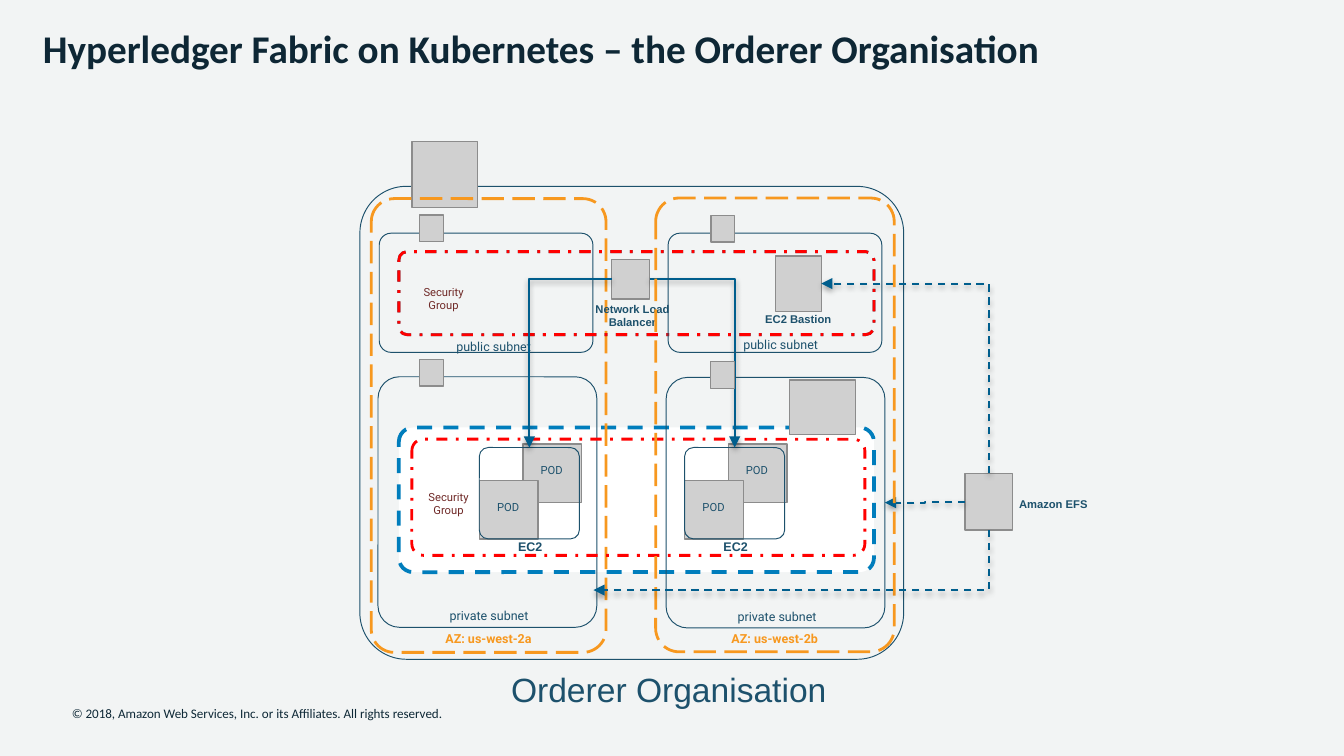
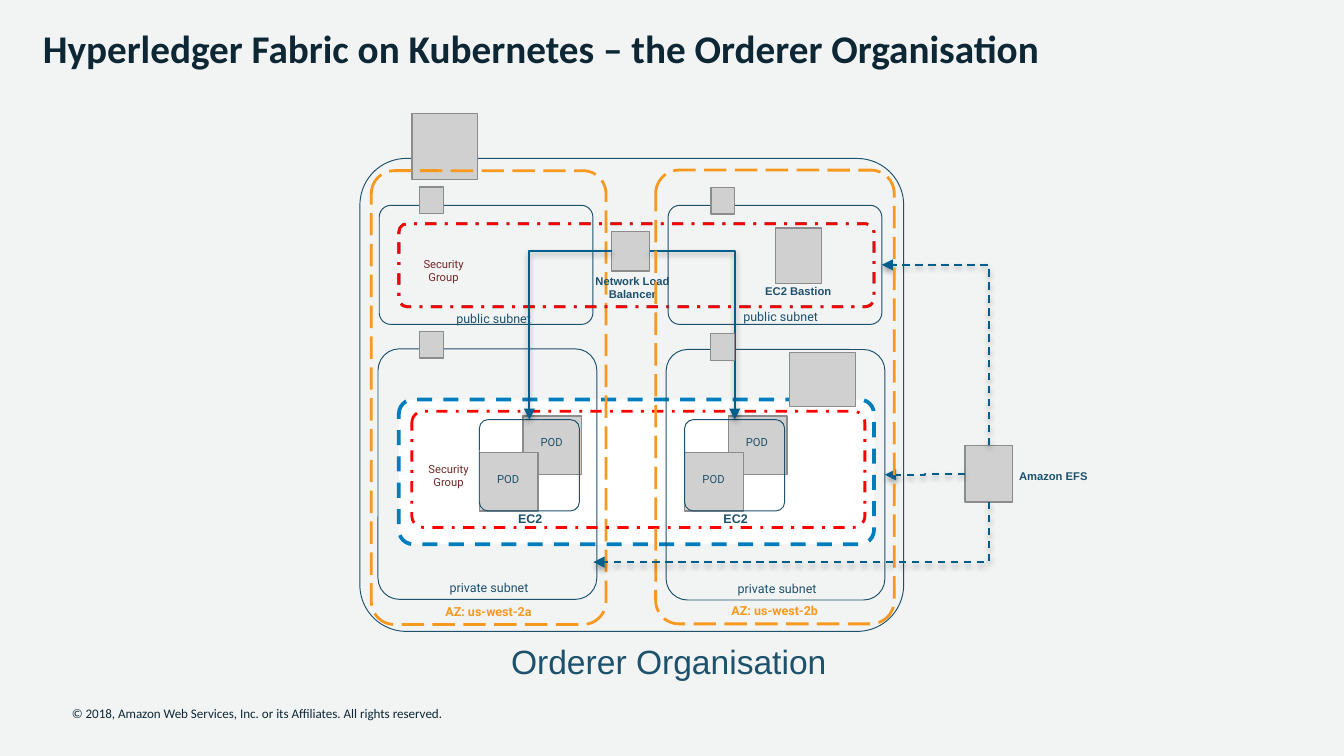
Before and after one commit to aws-samples/hyperledger-on-kubernetes, a slide deck: slide 4 of architecture/HyperledgerOnKubernetesArchitecture.pptx. Drawn at 1344x756 pixels with LibreOffice and Linux fonts; fonts in the diff are those of the drawing; grey boxes stand for pictures; background and template pictures are left out. Boxes give left, top, right and bottom in pixels: in the first picture for what was removed or moved away, otherwise in the second. Text is boxed around its words. In the diff, an @@ line names an element or a change of style, - is before the commit and + after.

```diff
--- a/architecture/HyperledgerOnKubernetesArchitecture.pptx
+++ b/architecture/HyperledgerOnKubernetesArchitecture.pptx
@@ elbow arrow moved from (989, 473) - (821, 284) to (989, 445) - (882, 265) @@
@@ 14 texts, 11 rounded rectangles, 8 pictures, 3 elbow arrows: place and size @@
-14 texts, 11 rounded rectangles, 8 pictures, 3 elbow arrows at bbox=[360, 141, 1088, 708]
+14 texts, 11 rounded rectangles, 8 pictures, 3 elbow arrows at bbox=[360, 113, 1088, 680]
@@ 5 pictures, 4 texts, 2 rounded rectangles, 1 elbow arrow: place and size @@
-5 pictures, 4 texts, 2 rounded rectangles, 1 elbow arrow at bbox=[378, 198, 989, 652]
+5 pictures, 4 texts, 2 rounded rectangles, 1 elbow arrow at bbox=[378, 171, 989, 625]
```
Also in this commit, not shown: 3 other files.
